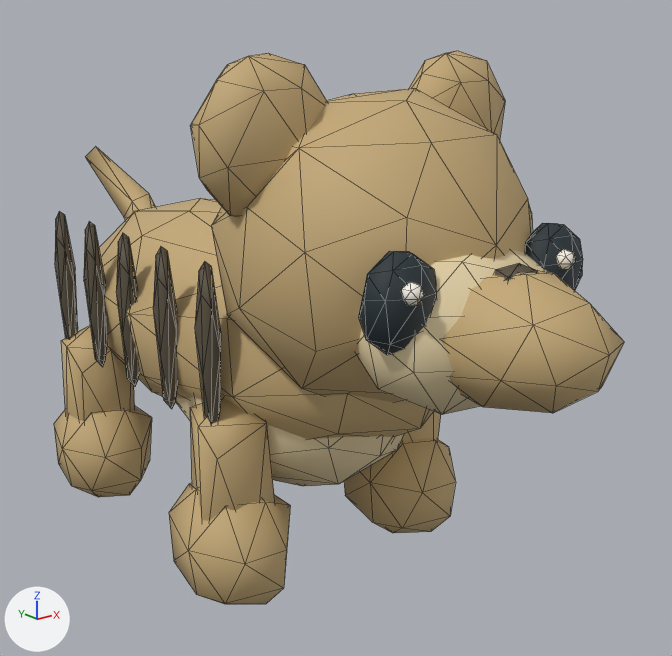
The glTF model public/models/lod/org_thylacine.glb: old version first, new version second.
Both versions are drawn from a 50 mm camera at (-0.546, -0.84, 0.543) aimed at (0.084, -0.053, 0.228). Every picture has the same lights, and +X, +Y and +Z are marked at lower left. The first picture is the older version. Mesh edges are drawn as thin lines. Where no turn or scale is listed for an object, it has been applied to the vertices.

In view in the first picture: 'Body', 'Eye_L', 'Eye_R', 'Head', 'Leg_BR', 'Leg_FL', 'Leg_FR', 'Tail'.
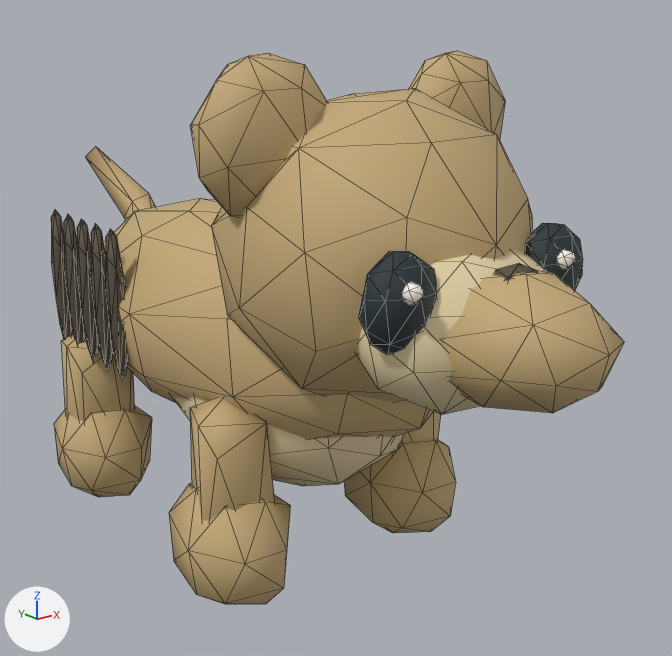
What differs and where, as boxes [x1, y1, x2, y2] in the pictures (672 x 656 px):
'Body', reshaped: before [55, 198, 433, 486]; after [51, 198, 433, 486]
part 1 of me_sphere_001, rebuilt: before [84, 222, 107, 367]; after [91, 224, 113, 371]
part 2 of me_sphere_001, rebuilt (8% narrower): before [55, 211, 78, 339]; after [51, 210, 72, 339]
part 3 of me_sphere_001, added: after [64, 214, 85, 344]
part 4 of me_sphere_001, added: after [77, 219, 99, 363]
part 5 of me_sphere_001, added (brown): after [105, 229, 128, 380]
part 6 of me_sphere_001, deleted (brown): before [116, 233, 221, 424]

The change in detail:
me_sphere_001 has 291 vertices, 530 faces and spans x -0.145..0.145, y -0.3..0.3, z -0.141..0.141.
me_sphere_001 is used by ob_body; location (0.0, 0.0, 0.229).
me_sphere_001 part 1: the loose piece of 17 vertices spanning x -0.145..-0.124, y 0.081..0.109, z -0.041..0.125 is rebuilt with 17 vertices and now spans x -0.145..-0.124, y 0.065..0.094, z -0.042..0.125.
me_sphere_001 part 2: the loose piece of 17 vertices spanning x -0.145..-0.124, y 0.16..0.189, z -0.041..0.125 is rebuilt with 18 vertices and now spans x -0.145..-0.124, y 0.172..0.201, z -0.041..0.125.
me_sphere_001 part 3: a new loose piece of 17 vertices spanning x -0.145..-0.124, y 0.137..0.166, z -0.042..0.125, in mat_painted_miniature.
me_sphere_001 part 4: a new loose piece of 17 vertices spanning x -0.145..-0.124, y 0.101..0.13, z -0.042..0.125, in mat_painted_miniature.
me_sphere_001 part 5: a new loose piece of 17 vertices spanning x -0.145..-0.124, y 0.03..0.059, z -0.042..0.125, in mat_painted_miniature.
me_sphere_001 part 6: 6 loose pieces with 102 vertices, spanning x -0.145..0.145, y -0.157..0.03, z -0.041..0.125, are deleted.
